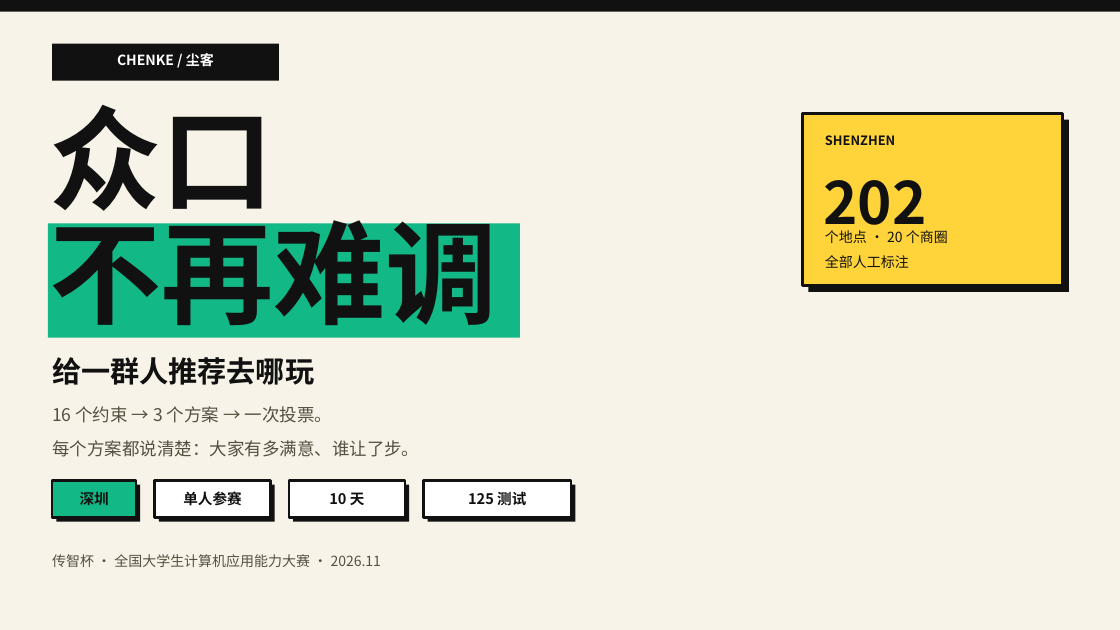
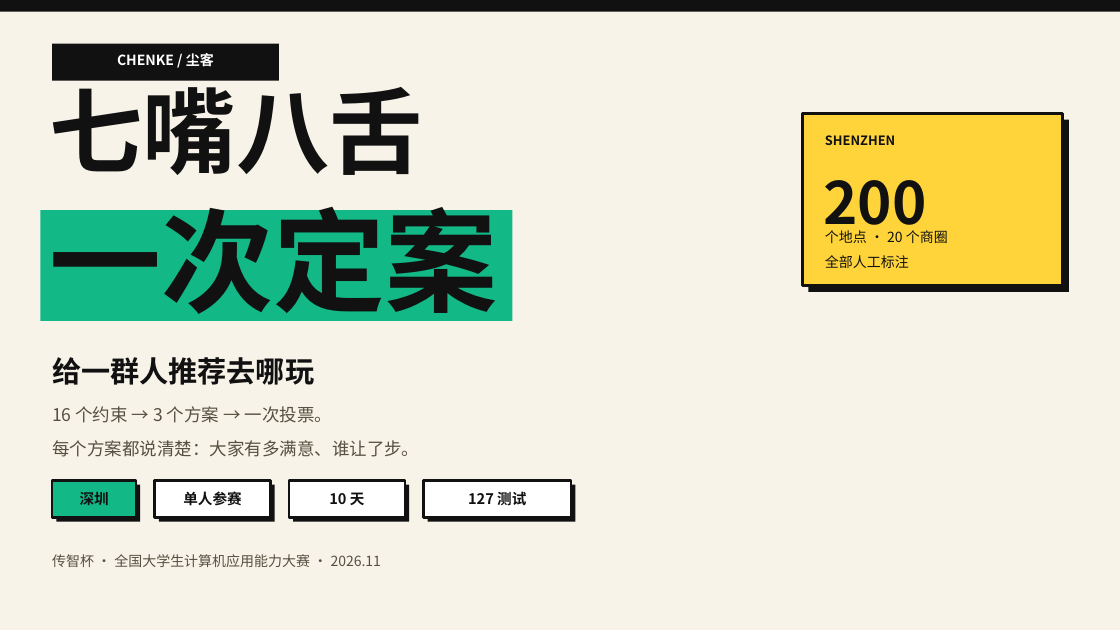
Before and after one commit to Chenk44/chenke, a slide deck: slide 1 of docs/尘客路演.pptx. Drawn at 1120x630 pixels with LibreOffice and Linux fonts; fonts in the diff are those of the drawing. Boxes give left, top, right and bottom in pixels: in the first picture for what was removed or moved away, otherwise in the second. Text is boxed around its words. In the diff, an @@ line names an element or a change of style, - is before the commit and + after.

```diff
--- a/docs/尘客路演.pptx
+++ b/docs/尘客路演.pptx
@@ text at (50, 71, 423, 175): text changed; size 96 to 80 pt @@
-众口
+七嘴八舌
@@ text at (50, 190, 498, 331): text changed @@
-不再难调
+一次定案
@@ text at (823, 180, 926, 239): text changed @@
-202
+200
@@ rectangle: place and size @@
-rectangle at (48, 223, 520, 338)
+rectangle at (40, 210, 513, 321)
@@ text at (468, 492, 526, 505): text changed @@
-125 测试
+127 测试
```
Also in this commit, not shown: 7 other slides changed, 1 other file.
